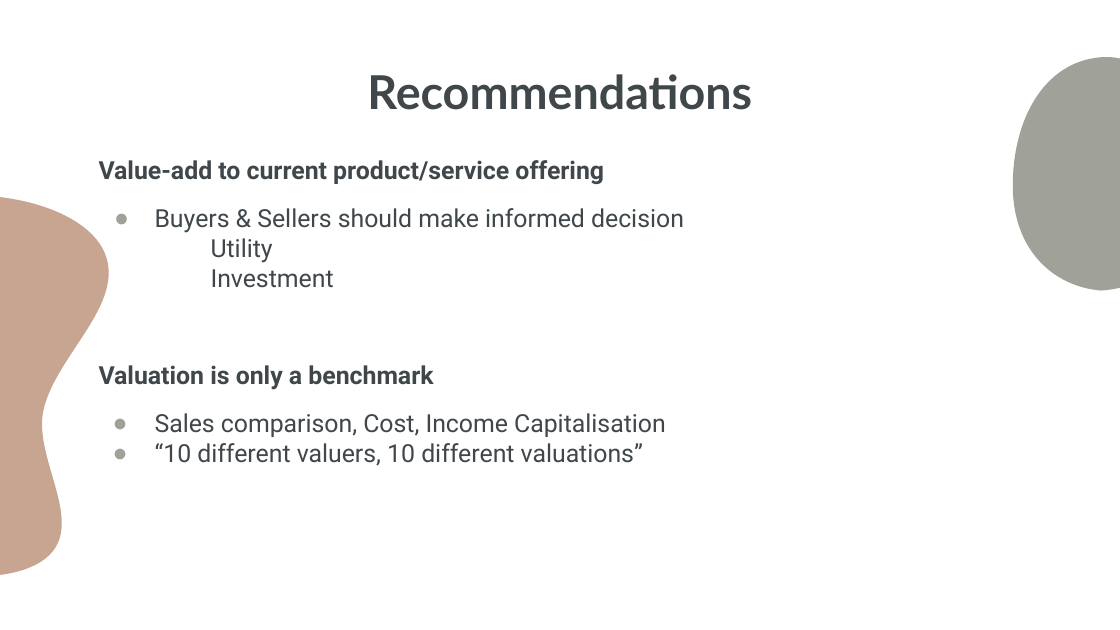
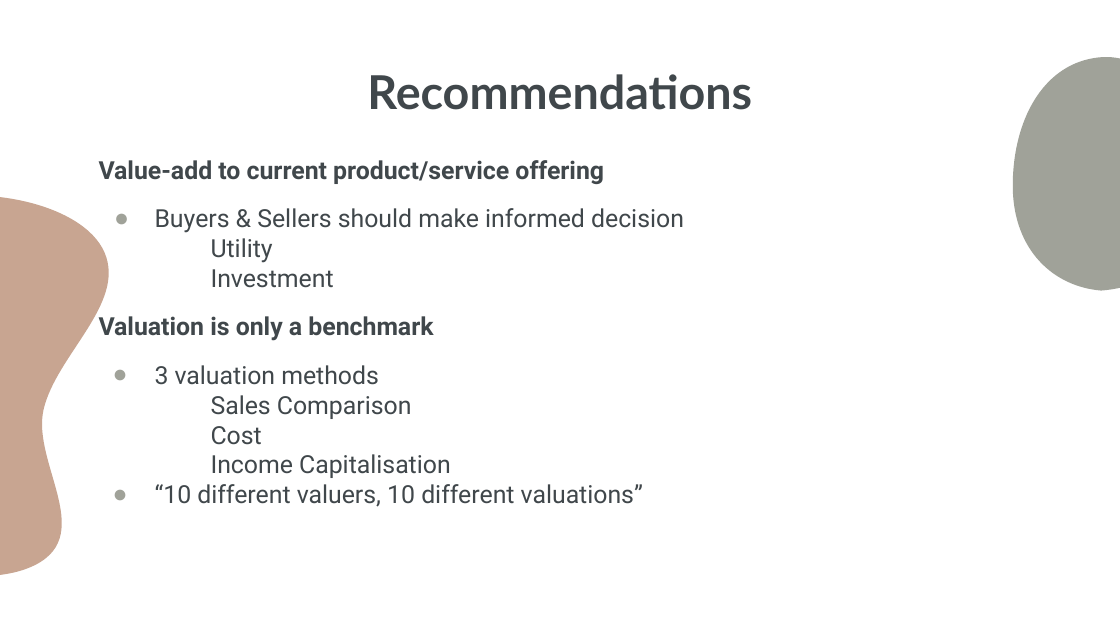
Before and after one commit to JunweiYe91/GA-Projects, a slide deck: slide 27 of GA Project 2/Presentation Slides.pptx (slide 25 before the commit). Drawn at 1120x630 pixels with LibreOffice and Linux fonts; fonts in the diff are those of the drawing. Boxes give left, top, right and bottom in pixels: in the first picture for what was removed or moved away, otherwise in the second. Text is boxed around its words. In the diff, an @@ line names an element or a change of style, - is before the commit and + after.

```diff
--- a/GA Project 2/Presentation Slides.pptx
+++ b/GA Project 2/Presentation Slides.pptx
@@ subtitle at box(155, 365, 451, 478): text changed @@
-● Sales comparison, Cost, Income Capitalisation
+● 3 valuation methods
+  ○ Sales Comparison
+  ○ Cost
+  ○ Income Capitalisation
```
Also in this commit, not shown: 2 other slides changed, 3 slides added, 1 slide removed, 19 other files.
